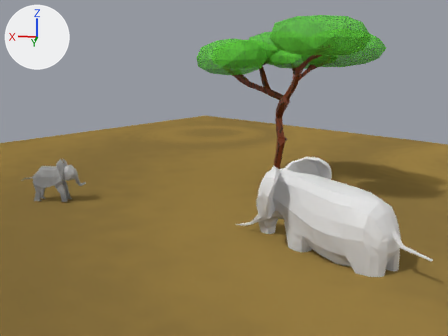
Renders of the Blender file models/result_animation/result_animation.blend from each side of a commit.
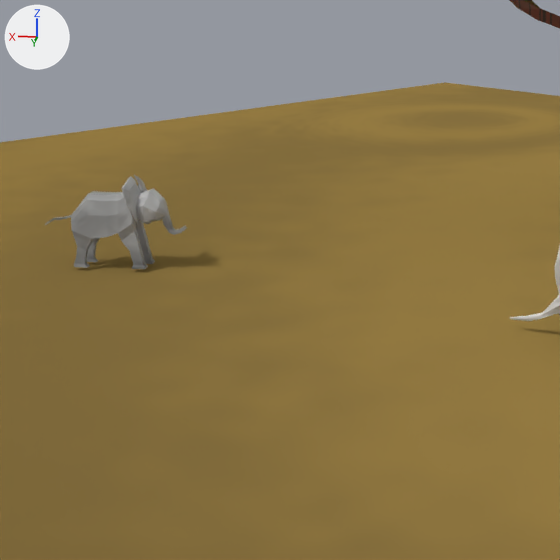
Old and new are each drawn whole from a camera (50 mm lens) standing at (-4.5, 46.6, 11.5) and looking at (0.2, 6.6, 2.9) and again close up on the part from 0% to 58% of the width and 23% to 100% of the height. Arrows for +X, +Y and +Z are at upper left; the lights stay in place.

Objects in the first close-up: 'Plane', 'elephant-model'.
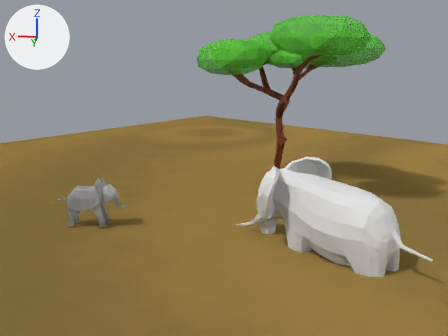
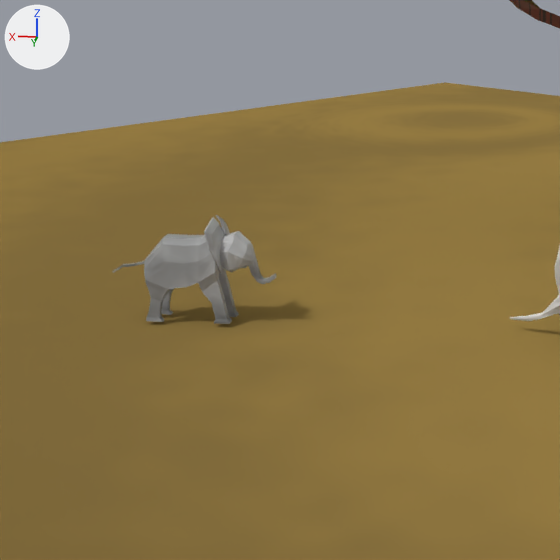
The edits, one by one:
Object 'elephant-model' (ob_elephant_model) moves from (12.31, 5.6, 0.12) to (7.84, 10.98, 0.12).

Pixel boxes (x1, y1, x2, y2) of what changed, in the close-ups (560 x 560 px):
'elephant-model', moved: before (45, 175, 187, 269); after (113, 215, 277, 324)
